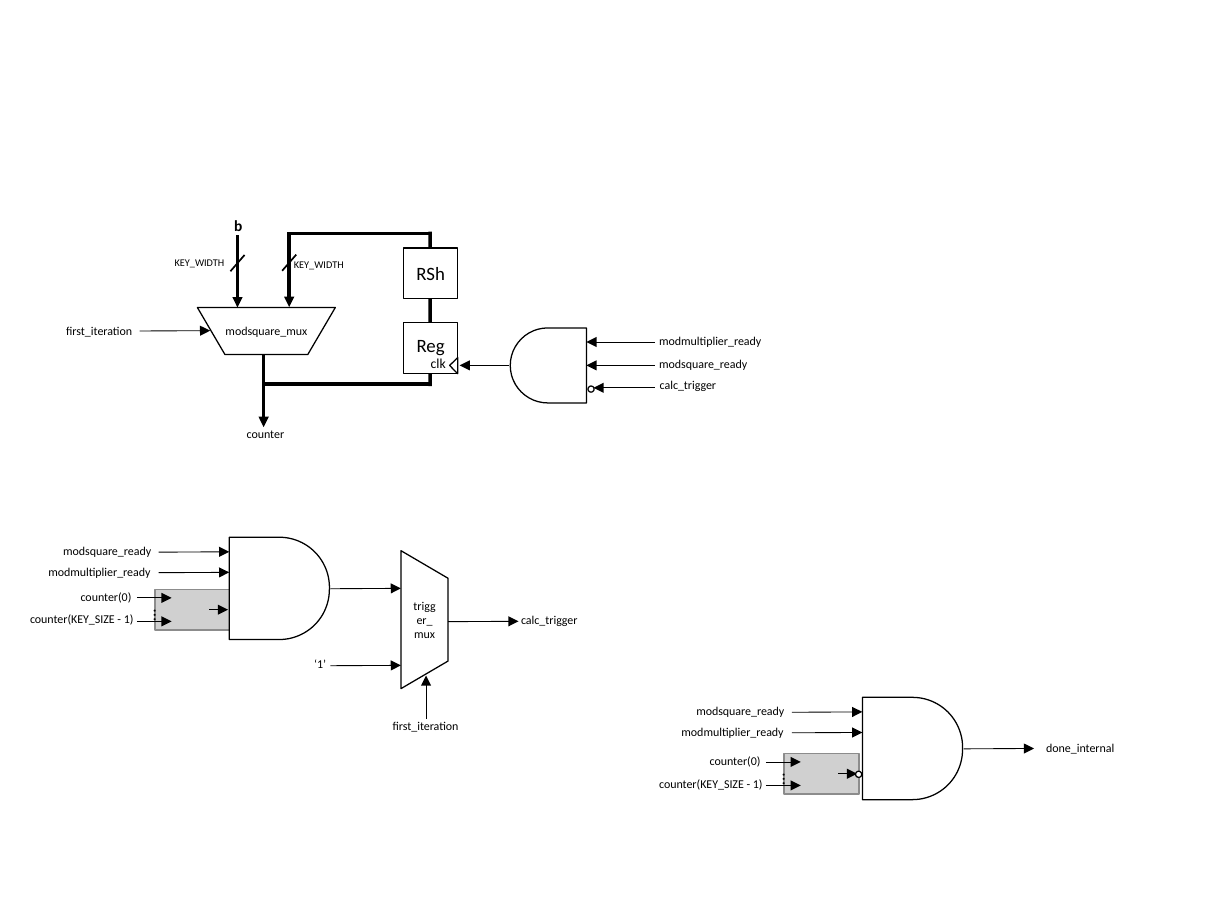
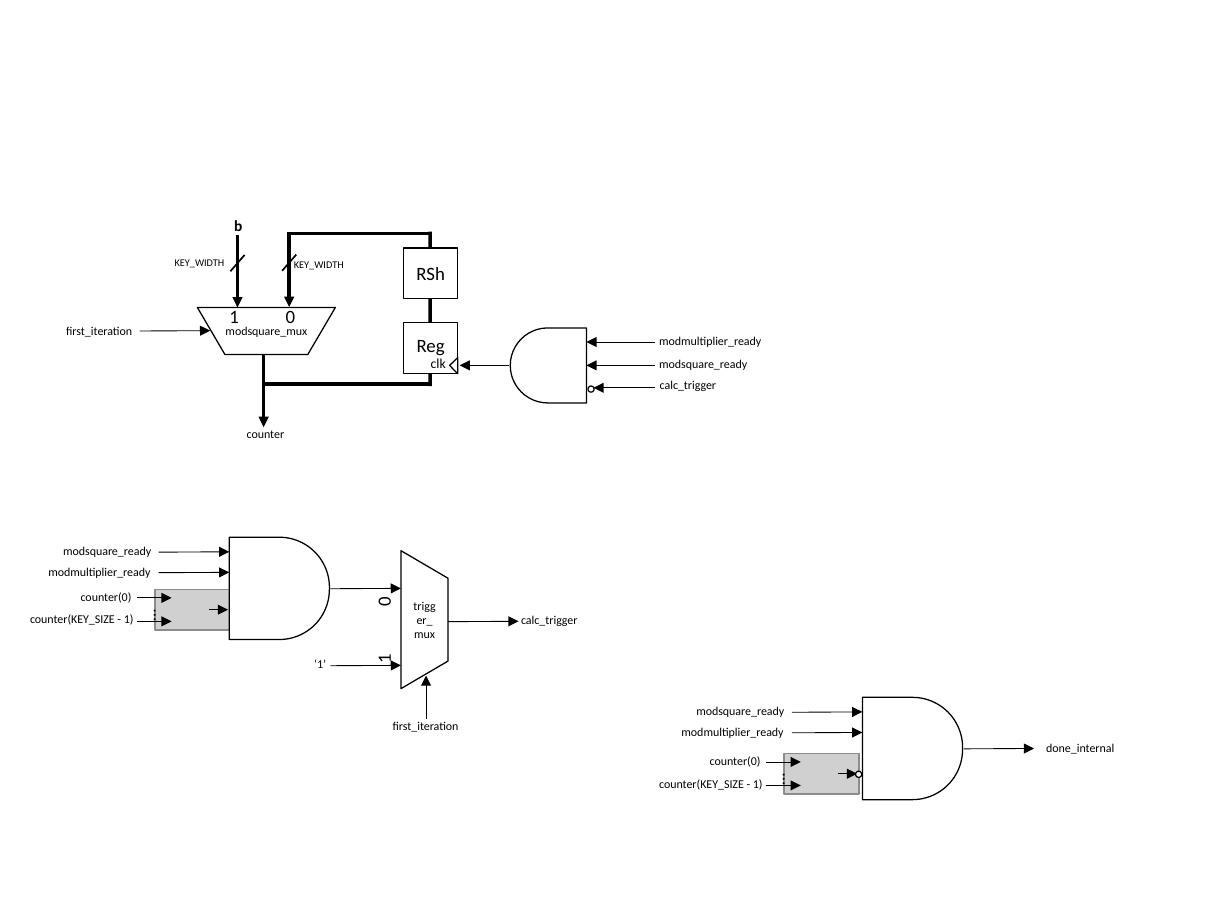
Before and after one commit to gkolotelo/575, a slide deck: slide 2 of rsa_fpga/circuit.pptx. Drawn at 1232x924 pixels with LibreOffice and Linux fonts; fonts in the diff are those of the drawing; grey boxes stand for pictures. Boxes give left, top, right and bottom in pixels: in the first picture for what was removed or moved away, otherwise in the second. Text is boxed around its words. In the diff, an @@ line names an element or a change of style, - is before the commit and + after.

```diff
--- a/rsa_fpga/circuit.pptx
+++ b/rsa_fpga/circuit.pptx
@@ text added at bbox=[229, 307, 296, 323], 11 pt, text #000000 @@
+1 0
@@ text added at bbox=[373, 598, 396, 664], 11 pt, text #000000 @@
+1 0
```
Also in this commit, not shown: 1 other slide changed.
